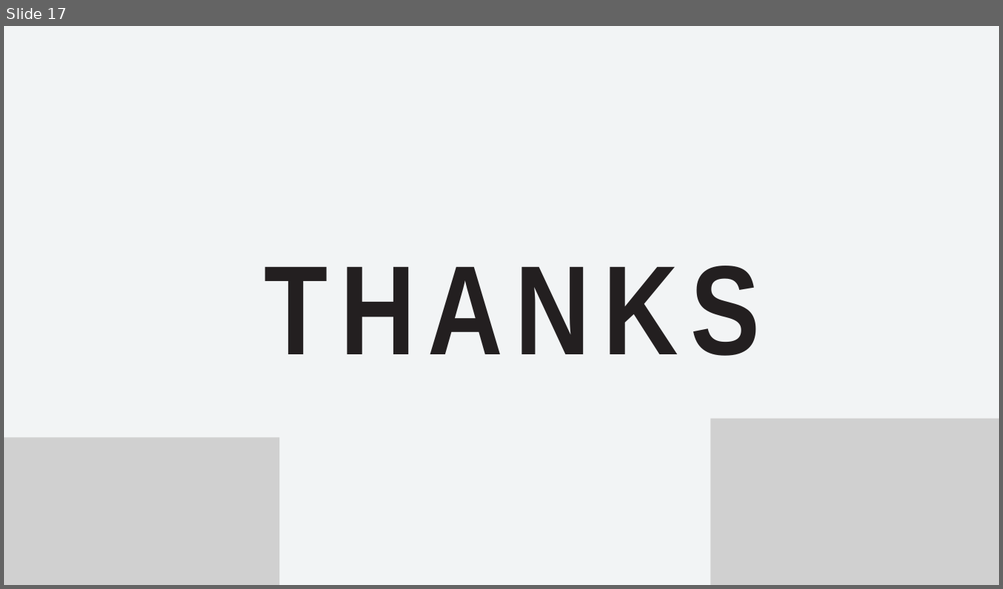
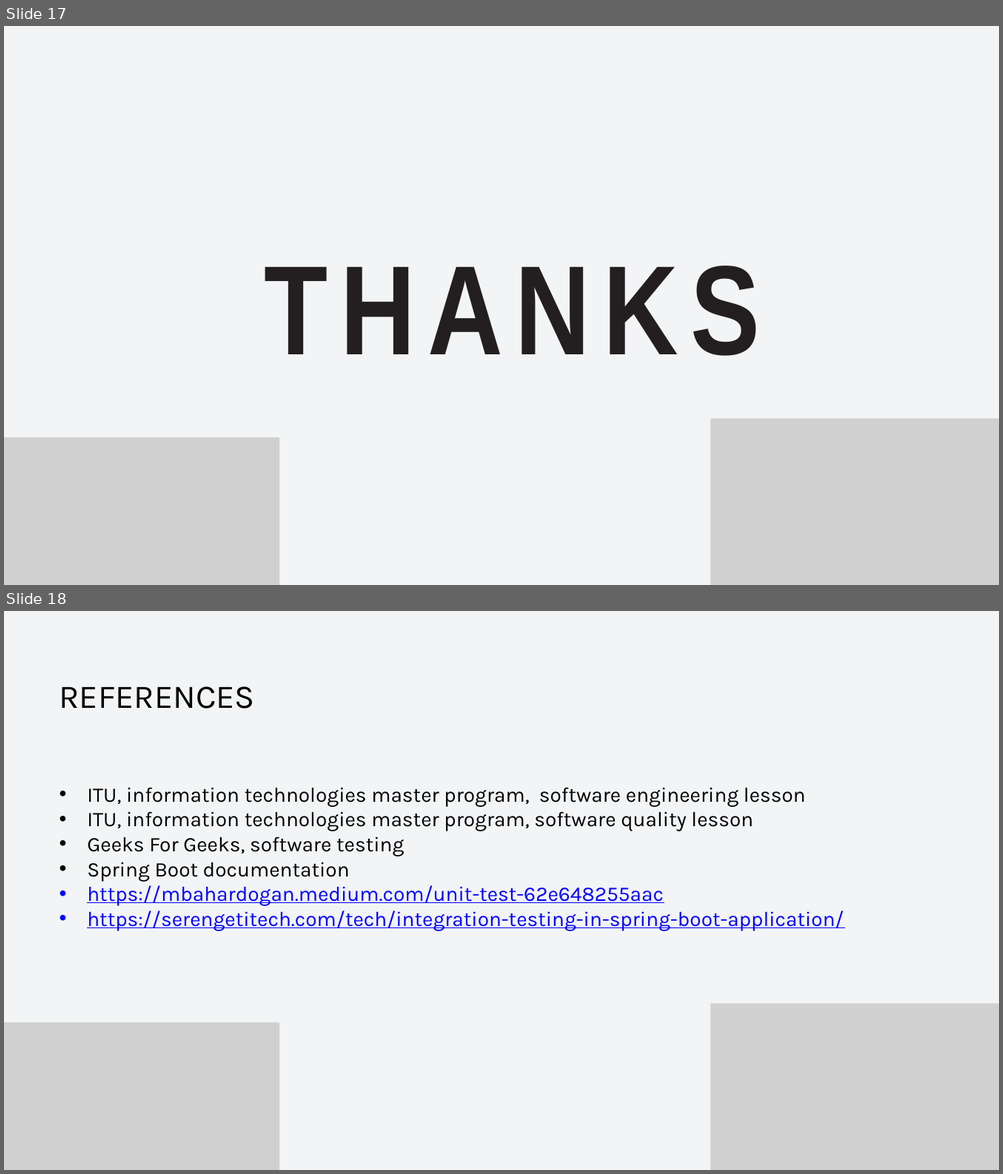
Before and after one commit to ibrahimhalici/software-testing-beytek, a slide deck: SUNU.pptx. Shown one above the other, each under a label of ours: slide 17 before the commit, slides 17 and 18 after it. The pictures are 1003x589 and 1003x1174 pixels, drawn with LibreOffice and Linux fonts; fonts in the diff are those of the drawing; grey boxes stand for pictures. Boxes give left, top, right and bottom in pixels: in the first picture for what was removed or moved away, otherwise in the second. Text is boxed around its words. In the diff, an @@ line names an element or a change of style, - is before the commit and + after.

```diff
--- a/SUNU.pptx
+++ b/SUNU.pptx
@@ slide 18 added at <box>4,611,999,1170</box>, background #F2F4F5; not listed: 1 template element that a slide beside it also shows @@
@@ text added at <box>60,686,255,709</box>, 32 pt, text #000000 @@
+REFERENCES
@@ text added at <box>87,787,843,931</box>, 20 pt, text #000000 @@
+• ITU, information technologies master program, software engineering lesson
+• ITU, information technologies master program, software quality lesson
+• Geeks For Geeks, software testing
+• Spring Boot documentation
+• https://mbahardogan.medium.com/unit-test-62e648255aac
+• https://serengetitech.com/tech/integration-testing-in-spring-boot-application/
@@ picture added at <box>711,1004,999,1170</box> @@
@@ picture added at <box>4,1023,279,1170</box> @@
```
Also in this commit, not shown: 1 slide changed, 5 other files.
